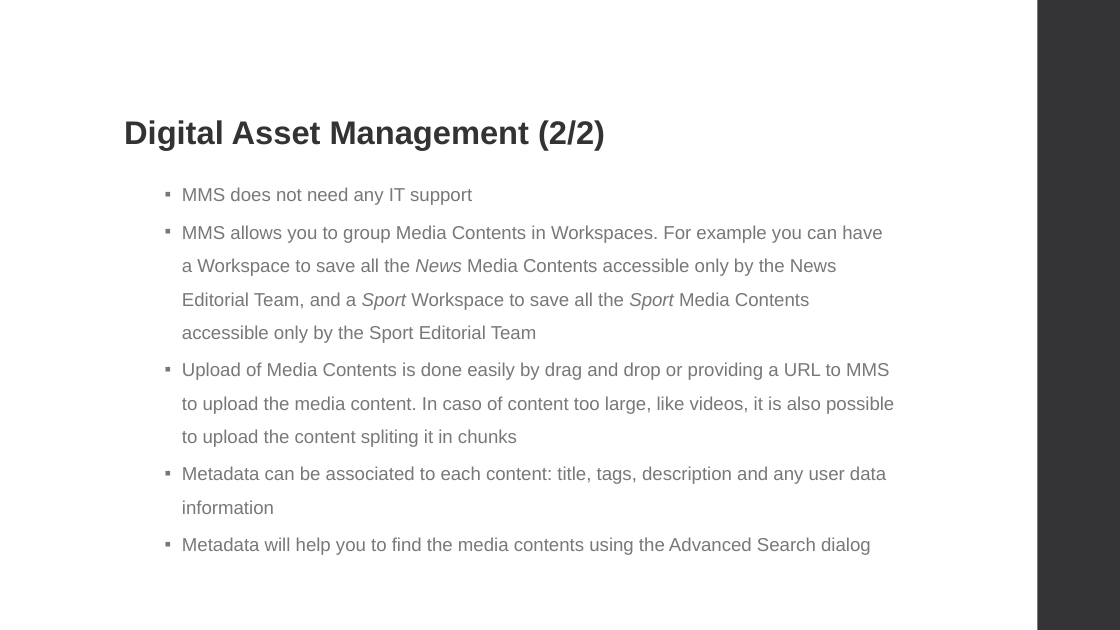
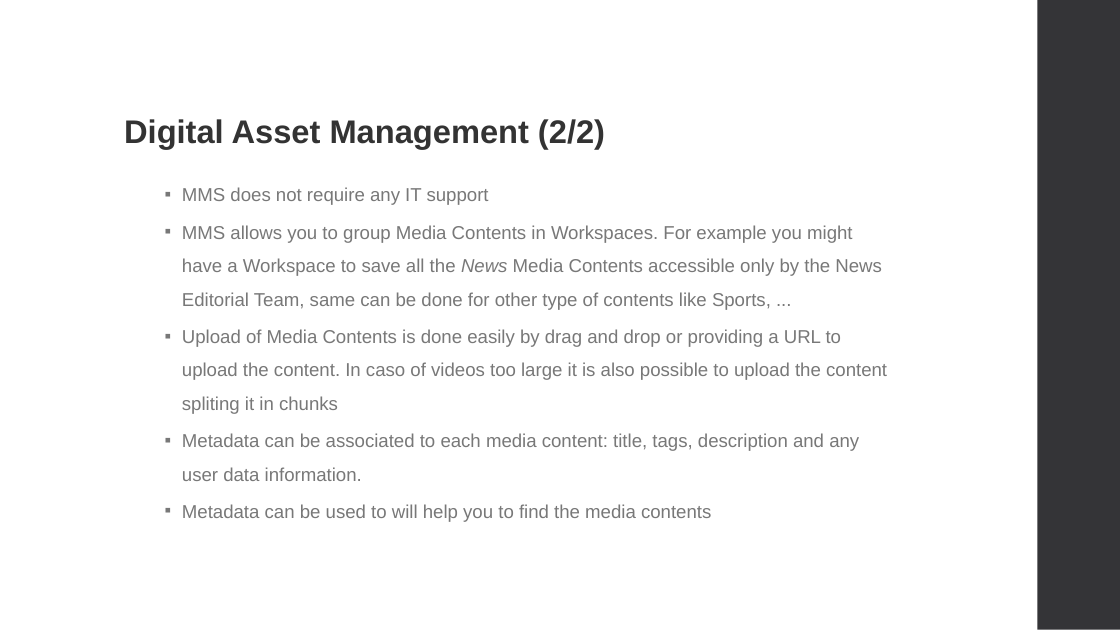
Before and after one commit to giulianoc/CatraMMS, a slide deck: slide 4 of docs/MediaManagementSystem-v.4.pptx. Drawn at 1120x630 pixels with LibreOffice and Linux fonts; fonts in the diff are those of the drawing. Boxes give left, top, right and bottom in pixels: in the first picture for what was removed or moved away, otherwise in the second. Text is boxed around its words. In the diff, an @@ line names an element or a change of style, - is before the commit and + after.

```diff
--- a/docs/MediaManagementSystem-v.4.pptx
+++ b/docs/MediaManagementSystem-v.4.pptx
@@ text at bbox=[182, 187, 887, 522]: text changed @@
-        ▪ MMS does not need any IT support
-        ▪ MMS allows you to group Media Contents in Workspaces. For example you can have a Workspace to save all the News Media Contents accessible only by the News Editorial Team, and a Sport Workspace to save all the Sport Media Contents accessible only by the Sport Editorial Team
-        ▪ Upload of Media Contents is done easily by drag and drop or providing a URL to MMS to upload the media content. In caso of content too large, like videos, it is also possible to upload the content spliting it in chunks
-        ▪ Metadata can be associated to each content: title, tags, description and any user data information
-        ▪ Metadata will help you to find the media contents using the Advanced Search dialog
+        ▪ MMS does not require any IT support
+        ▪ MMS allows you to group Media Contents in Workspaces. For example you might have a Workspace to save all the News Media Contents accessible only by the News Editorial Team, same can be done for other type of contents like Sports, ...
+        ▪ Upload of Media Contents is done easily by drag and drop or providing a URL to upload the content. In caso of videos too large it is also possible to upload the content spliting it in chunks
+        ▪ Metadata can be associated to each media content: title, tags, description and any user data information.
+        ▪ Metadata can be used to will help you to find the media contents
```
Also in this commit, not shown: 4 other slides changed, 3 other files.
